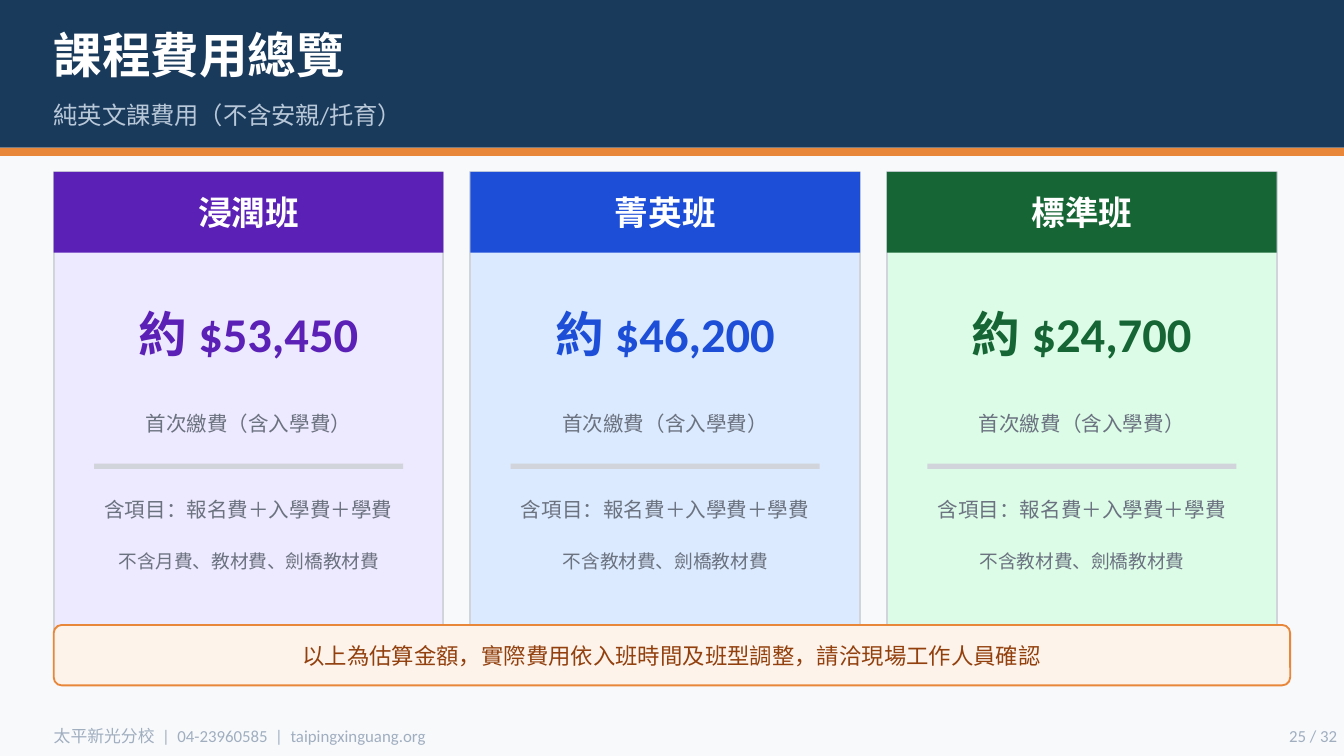
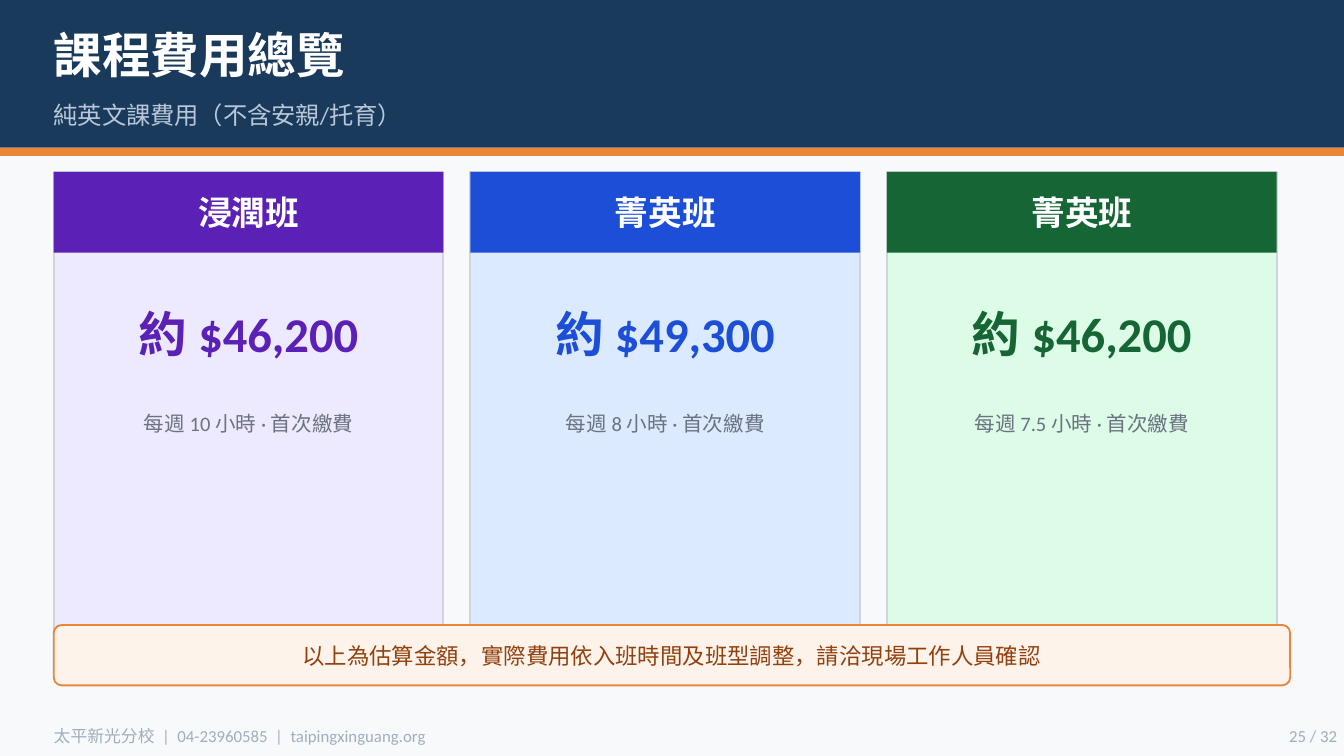
Before and after one commit to miyutang1980/xinguang-admin, a slide deck: slide 25 of parent-presentation.pptx. Drawn at 1344x756 pixels with LibreOffice and Linux fonts; fonts in the diff are those of the drawing. Boxes give left, top, right and bottom in pixels: in the first picture for what was removed or moved away, otherwise in the second. Text is boxed around its words. In the diff, an @@ line names an element or a change of style, - is before the commit and + after.

Commit message:
更新 PPT：費用調整（浸潤 10h=$46,200 / 菁英 8h=$49,300 / 7.5h=$46,200 + 組合價同步）

```diff
--- a/parent-presentation.pptx
+++ b/parent-presentation.pptx
@@ text at (1031,196,1132,228): text changed @@
-標準班
+菁英班
@@ text at (139,310,358,359): text changed @@
-約 $53,450
+約 $46,200
@@ text at (555,310,775,359): text changed @@
-約 $46,200
+約 $49,300
@@ text at (972,310,1192,359): text changed @@
-約 $24,700
+約 $46,200
@@ text at (144,414,353,433): text changed @@
-首次繳費（含入學費）
+每週 10 小時 · 首次繳費
@@ text at (566,414,764,433): text changed @@
-首次繳費（含入學費）
+每週 8 小時 · 首次繳費
@@ text at (975,414,1189,433): text changed @@
-首次繳費（含入學費）
+每週 7.5 小時 · 首次繳費
@@ rectangle removed at (94,464,403,469) @@
@@ rectangle removed at (511,464,820,469) @@
@@ rectangle removed at (927,464,1236,469) @@
@@ text removed at (104,500,392,519) @@
-含項目：報名費＋入學費＋學費
@@ text removed at (521,500,809,519) @@
-含項目：報名費＋入學費＋學費
@@ text removed at (938,500,1226,519) @@
-含項目：報名費＋入學費＋學費
@@ text removed at (118,552,379,570) @@
-不含月費、教材費、劍橋教材費
@@ text removed at (563,552,768,570) @@
-不含教材費、劍橋教材費
@@ text removed at (980,552,1185,570) @@
-不含教材費、劍橋教材費
```
Also in this commit, not shown: 7 other slides changed.
